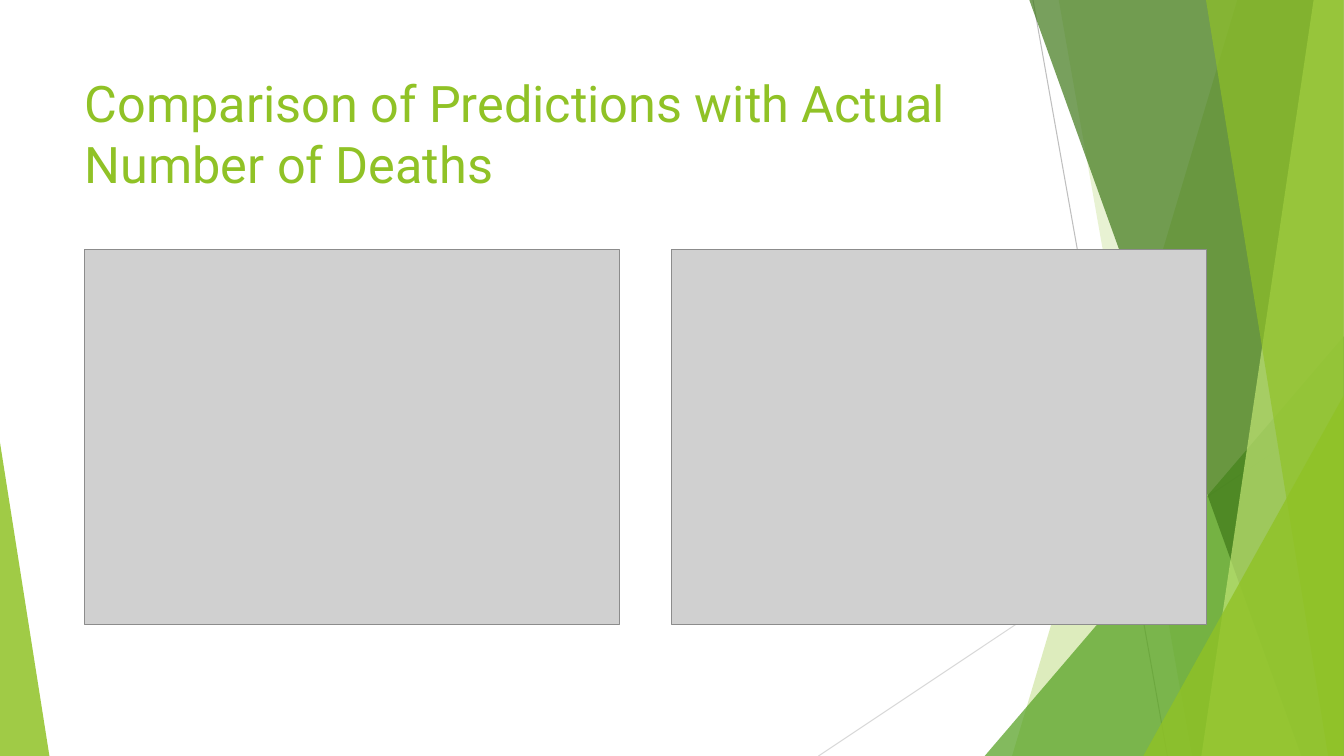
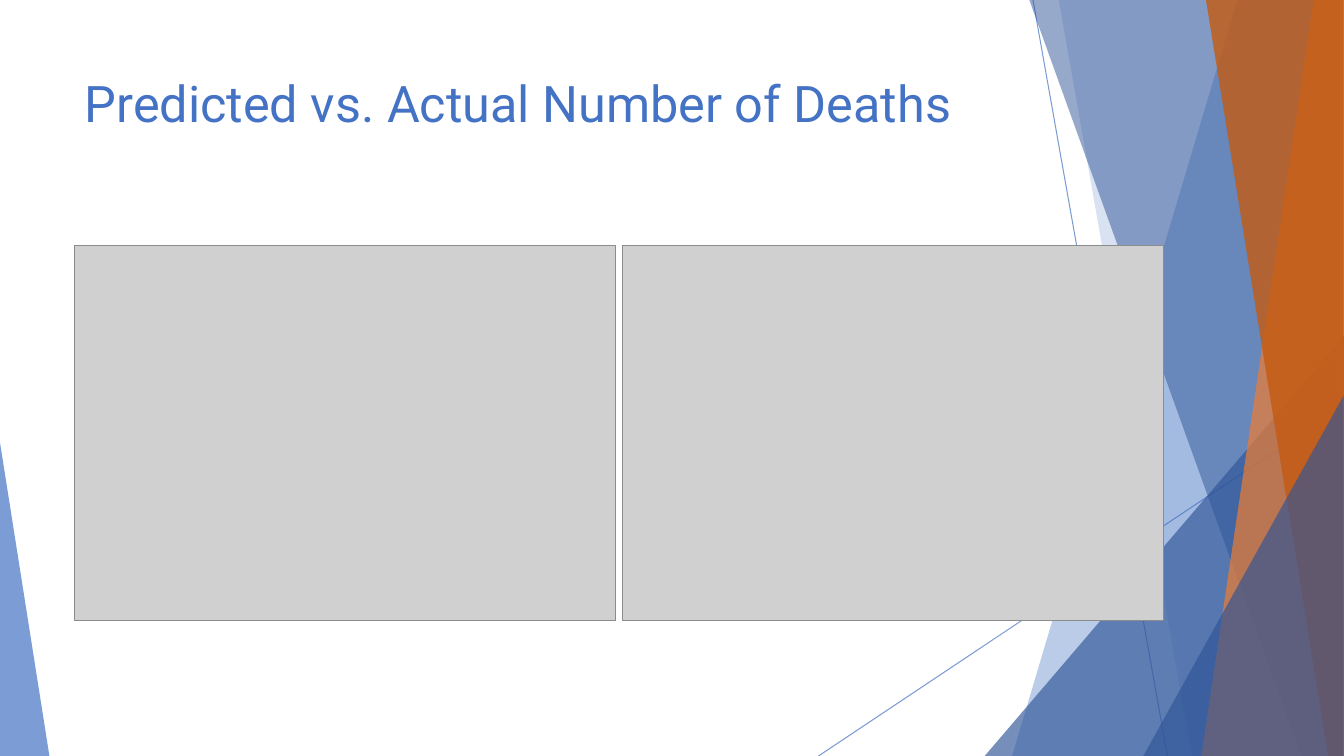
Before and after one commit to erichkuo/capstone, a slide deck: slide 9 of Vital Statistics of Pro Athletes.pptx (slide 8 before the commit). Drawn at 1344x756 pixels with LibreOffice and Linux fonts; fonts in the diff are those of the drawing; grey boxes stand for pictures. Boxes give left, top, right and bottom in pixels: in the first picture for what was removed or moved away, otherwise in the second. Text is boxed around its words. In the diff, an @@ line names an element or a change of style, - is before the commit and + after.

```diff
--- a/Vital Statistics of Pro Athletes.pptx
+++ b/Vital Statistics of Pro Athletes.pptx
@@ freeform shape at (1012, 0, 1344, 756): fill #90C226 at 30% opacity to #4472C4 at 36% opacity @@
@@ freeform shape at (1029, 0, 1344, 756): fill #3F7819 at 70% opacity to #2F5597 at 50% opacity @@
@@ line (1033, 0) - (1168, 756): stroke #BFBFBF 0.75 pt to #4472C4 0.75 pt @@
@@ freeform shape at (1059, 0, 1344, 756): fill #90C226 at 20% opacity to #4472C4 at 20% opacity @@
@@ freeform shape at (1202, 0, 1344, 756): fill #C0E474 at 70% opacity to #ED7D31 at 70% opacity @@
@@ freeform shape at (1206, 0, 1344, 756): fill #90C226 at 65% opacity to #C55A11 at 80% opacity @@
@@ title at (85, 83, 951, 123): text changed; text colour #90C226 to #4472C4 @@
-Comparison of Predictions with Actual Number of Deaths
+Predicted vs. Actual Number of Deaths
@@ picture: place and size @@
-picture at (85, 250, 619, 625)
+picture at (75, 246, 616, 621)
@@ picture: place and size @@
-picture at (673, 250, 1207, 625)
+picture at (622, 246, 1164, 621)
@@ triangle at (985, 336, 1344, 756): fill #54A021 at 72% opacity to #2F5597 at 66% opacity @@
@@ line (1344, 406) - (819, 756): stroke #D9D9D9 0.75 pt to #4472C4 0.75 pt @@
@@ triangle at (1143, 396, 1344, 756): fill #90C226 at 80% opacity to #2F5597 at 66% opacity @@
@@ triangle at (0, 443, 49, 756): fill #90C226 at 85% opacity to #4472C4 at 70% opacity @@
```
Also in this commit, not shown: 12 other slides changed, 2 slides added, 1 other file.
